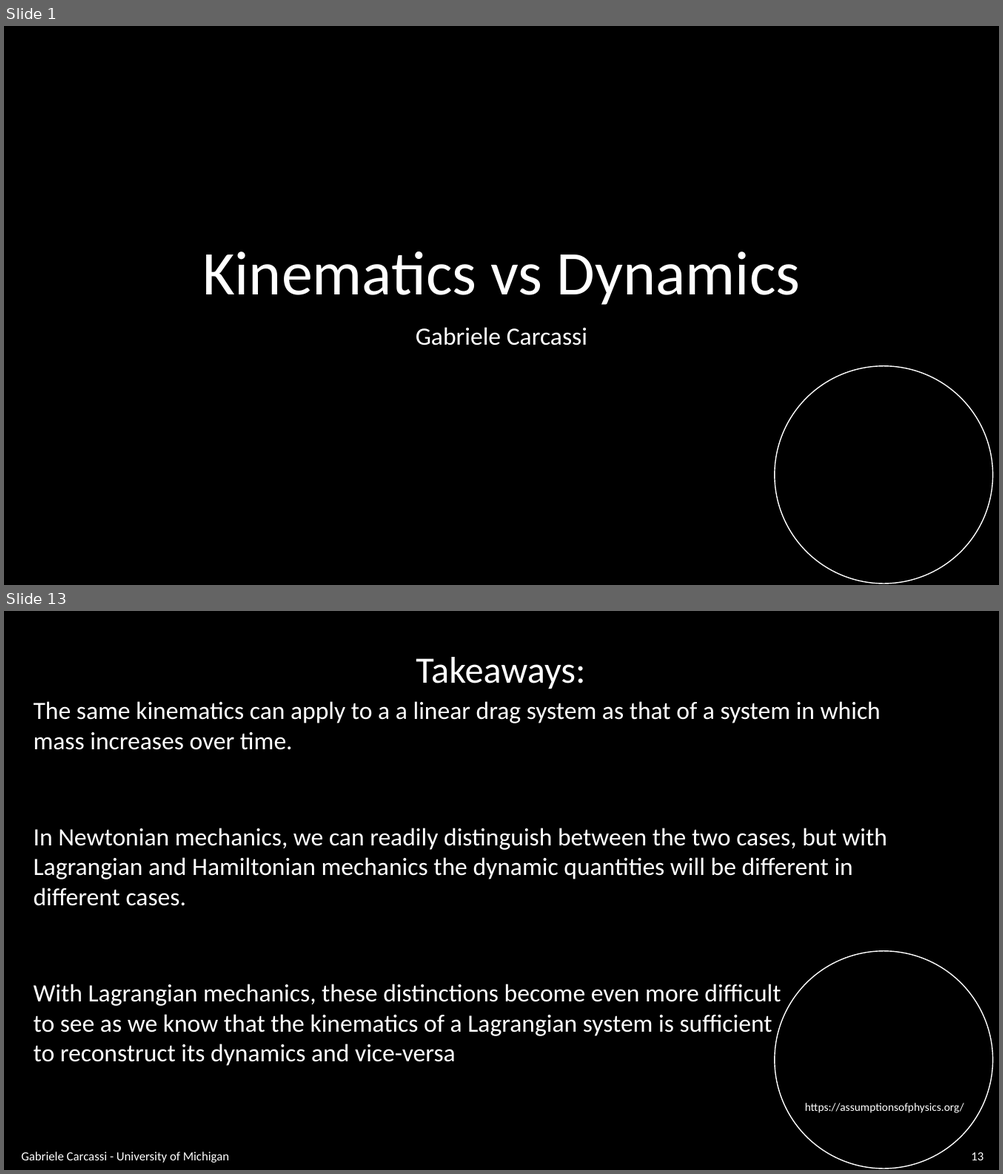
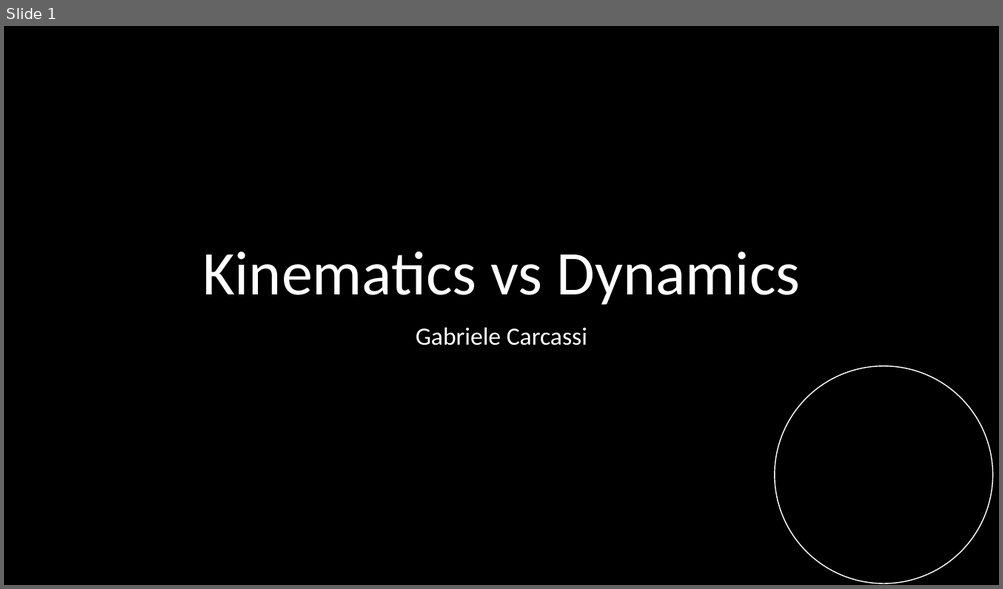
Before and after one commit to assumptionsofphysics/slides, a slide deck: BookCompanions-v2/RP-Class-2.pptx. Shown one above the other, each under a label of ours: slides 1 and 13 before the commit, slide 1 after it; the slides between them are not shown. The pictures are 1003x1174 and 1003x589 pixels, drawn with LibreOffice and Linux fonts; fonts in the diff are those of the drawing; background and template pictures are left out. Boxes give left, top, right and bottom in pixels: in the first picture for what was removed or moved away, otherwise in the second. Text is boxed around its words. In the diff, an @@ line names an element or a change of style, - is before the commit and + after.

```diff
--- a/BookCompanions-v2/RP-Class-2.pptx
+++ b/BookCompanions-v2/RP-Class-2.pptx
@@ slide 13 removed at (4,611,999,1170), background #000000; not listed: 1 template element that a slide beside it also shows @@
@@ text removed at (415,657,585,689) @@
-Takeaways:
@@ text removed at (34,701,880,750) @@
-The same kinematics can apply to a a linear drag system as that of a system in which mass increases over time.
@@ text removed at (34,828,887,906) @@
-In Newtonian mechanics, we can readily distinguish between the two cases, but with Lagrangian and Hamiltonian mechanics the dynamic quantities will be different in different cases.
@@ text removed at (34,984,780,1066) @@
-With Lagrangian mechanics, these distinctions become even more difficult to see as we know that the kinematics of a Lagrangian system is sufficient to reconstruct its dynamics and vice-versa
@@ text removed at (805,1103,964,1113) @@
-https://assumptionsofphysics.org/
@@ text removed at (21,1152,229,1163) @@
-Gabriele Carcassi - University of Michigan
@@ page number removed at (970,1153,983,1161) @@
-13
```
Also in this commit, not shown: 13 slides changed, 2 other slides removed, 1 other file.
